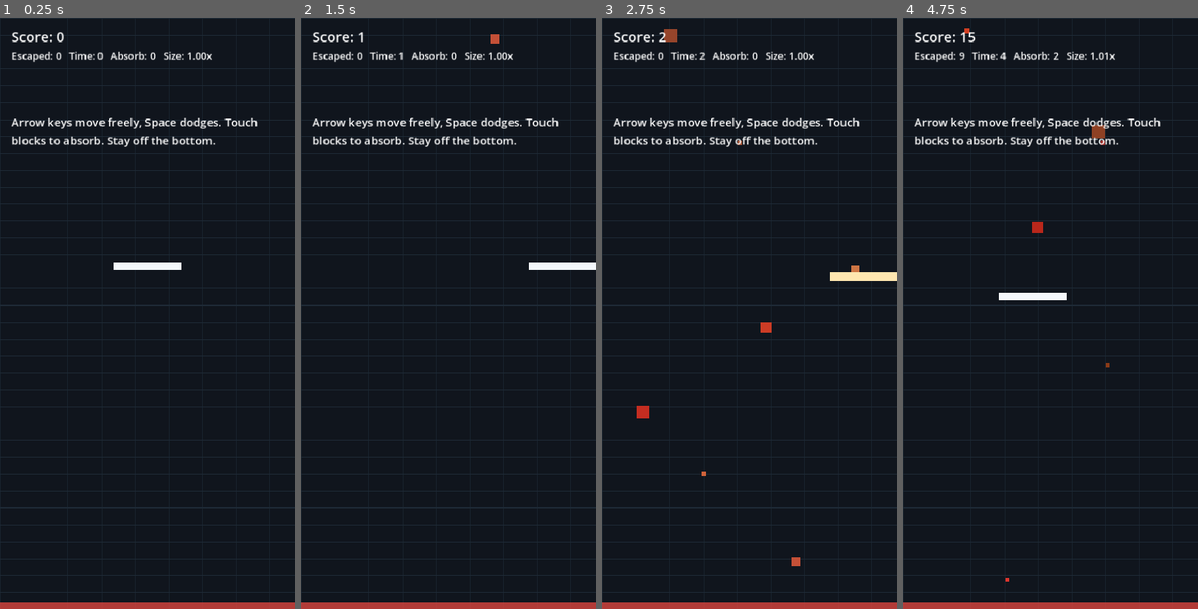
Above: before the commit, frames 1-4 (left to right).
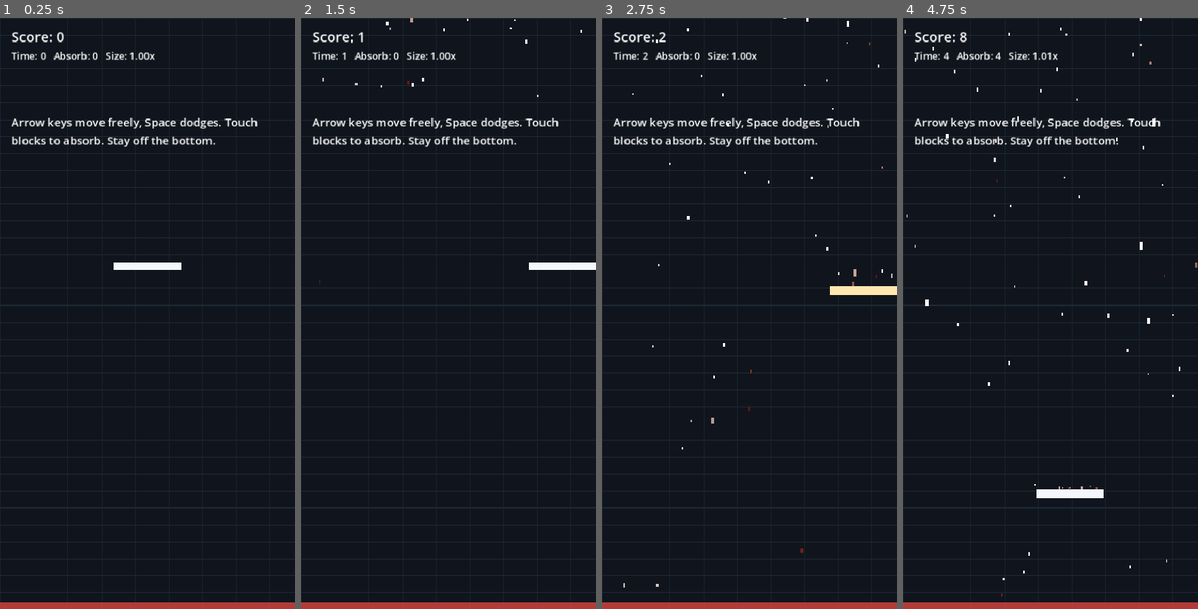
Above: after the commit, the same moments.

Repository: entimaniac/pixel-eater
Game: Godot game, scene res://main.tscn
Two runs of this game, one before a commit and one after it. Both use one fixed random seed, a clock stepped at 60 frames per second and the inputs below.
Inputs (mouse positions are in pixels of both pictures, inside the frame that each line leads up to):
- Up to frame 1 (0.25 s): no input
- Up to frame 2 (1.5 s): tap Enter (restart) at 0.5 s; move the mouse to (513, 283) at 0.52 s; hold Right (ui_right) 0.53-1.25 s; tap Space (dodge) at 0.6 s; click (513, 283) at 0.67 s; drag from (389, 343) to (448, 603) at 1.27 s
- Up to frame 3 (2.75 s): move the mouse to (779, 183) at 2.02 s; hold Right (ui_right) from 2.03 s (still down); tap Space (dodge) at 2.1 s
- Up to frame 4 (4.75 s): release Right (ui_right) at 2.75 s; drag from (1035, 431) to (962, 224) at 2.77 s; move the mouse to (1139, 402) at 3.52 s; hold Left (ui_left) 3.53-4.25 s; tap Space (dodge) at 3.6 s; tap Enter (restart) at 4.15 s; drag from (962, 224) to (1050, 603) at 4.27 s

The runs differ from the first frame. In frame 1, 0.6% of the frame differs, in the area x 3-72%, y 5-8%; in frame 2, 0.7%; in frame 3, 1.7%, in the area x 3-100%, y 0-97%; in frame 4, 1.7%.

Commit message:
player can no longer escape. Its all rainy now. And these pixels are real heavy

Diff:
--- a/Bounds.tscn
+++ b/Bounds.tscn
@@ -4,8 +4,15 @@
 [sub_resource type="RectangleShape2D" id="2"]
 [sub_resource type="RectangleShape2D" id="3"]
 [sub_resource type="RectangleShape2D" id="4"]
+[sub_resource type="RectangleShape2D" id="5"]
 
 [node name="Bounds" type="Node2D"]
+
+[node name="TopWall" type="StaticBody2D" parent="."]
+collision_layer = 2
+
+[node name="CollisionShape2D" type="CollisionShape2D" parent="TopWall"]
+shape = SubResource("5")
 
 [node name="LeftWall" type="StaticBody2D" parent="."]
 
--- a/Enemy.tscn
+++ b/Enemy.tscn
@@ -3,7 +3,7 @@
 [ext_resource type="Script" path="res://enemy.gd" id="1_1vwe0"]
 
 [sub_resource type="RectangleShape2D" id="1"]
-size = Vector2(20, 20)
+size = Vector2(4, 9)
 
 [node name="Enemy" type="RigidBody2D"]
 lock_rotation = true
--- a/HUD.tscn
+++ b/HUD.tscn
@@ -16,7 +16,7 @@
 offset_right = 236.0
 offset_bottom = 124.0
 theme_override_font_sizes/font_size = 14
-text = "Escaped: 0\nTime: 0\nAbsorb: 0\nSize: 1.0x"
+text = "Time: 0\nAbsorb: 0\nSize: 1.0x"
 
 [node name="MessageLabel" type="Label" parent="."]
 offset_left = 16.0
--- a/enemy.gd
+++ b/enemy.gd
@@ -3,13 +3,18 @@
 
 const BASE_PLAYER_AREA := 16.0 * 16.0
 const MIN_AREA := 4.0
+const BASE_ABSORPTION_TIME := 12.8
+const MIN_ABSORPTION_TIME := 0.45
+const ABSORPTION_MASS_EXPONENT := 3.1
+const PHYSICS_WEIGHT_MULTIPLIER := 2.4
+const FALL_FORCE_MULTIPLIER := 1.6
 
 @onready var collision_shape: CollisionShape2D = $CollisionShape2D
 
-var base_side := 20.0
-var current_side := 20.0
-var base_area := 400.0
-var current_area := 400.0
+var base_size := Vector2(4.0, 9.0)
+var current_size := Vector2(4.0, 9.0)
+var base_area := 36.0
+var current_area := 36.0
 var absorb_progress := 0.0
 var is_absorbing := false
 var has_escaped := false
@@ -17,7 +22,6 @@
 var block_color := Color8(255, 122, 92)
 var density := 1.0
 var _absorbed := false
-
 
 func _ready() -> void:
 	lock_rotation = true
@@ -33,27 +37,27 @@
 	if is_absorbing:
 		fill = fill.lightened(0.2)
 	draw_rect(
-		Rect2(Vector2(-current_side * 0.5, -current_side * 0.5), Vector2.ONE * current_side),
+		Rect2(-current_size * 0.5, current_size),
 		fill
 	)
 
 
 func setup(
-	side_length: float,
+	block_size: Vector2,
 	color: Color,
 	material: PhysicsMaterial,
 	gravity_amount: float,
 	initial_fall_speed: float,
 	block_density: float
 ) -> void:
-	base_side = side_length
-	current_side = side_length
-	base_area = side_length * side_length
+	base_size = block_size
+	current_size = block_size
+	base_area = block_size.x * block_size.y
 	current_area = base_area
 	block_color = color
 	density = block_density
 	physics_material_override = material
-	gravity_scale = gravity_amount * density
+	gravity_scale = gravity_amount * density * FALL_FORCE_MULTIPLIER
 	linear_velocity = Vector2(0.0, initial_fall_speed)
 	linear_damp = 0.15
 	if is_node_ready():
@@ -62,21 +66,21 @@
 		queue_redraw()
 
 
-func process_absorption(delta: float, player_area: float, player_position: Vector2) -> Dictionary:
+func process_absorption(delta: float, player_area: float, _player_position: Vector2) -> Dictionary:
 	if _absorbed or has_escaped:
 		return {}
 
 	is_absorbing = true
-	var ratio := maxf(base_area / maxf(player_area, 1.0), 0.05)
-	var duration_seconds := maxf(0.40, pow(ratio, 1.5) * 5.0)
+	var duration_seconds := _get_absorption_duration(player_area)
 	var previous_progress := absorb_progress
-	var previous_bottom := global_position.y + current_side * 0.5
+	var previous_bottom := global_position.y + current_size.y * 0.5
 	var previous_x := global_position.x
 	absorb_progress = minf(absorb_progress + delta / duration_seconds, 1.0)
 	var absorbed_area_delta := base_area * (absorb_progress - previous_progress)
 	current_area = maxf(base_area * (1.0 - absorb_progress), MIN_AREA)
-	current_side = sqrt(current_area)
-	global_position = Vector2(previous_x, previous_bottom - current_side * 0.5)
+	var area_scale := sqrt(current_area / base_area)
+	current_size = base_size * area_scale
+	global_position = Vector2(previous_x, previous_bottom - current_size.y * 0.5)
 	linear_velocity *= maxf(0.0, 1.0 - delta * 5.0)
 	angular_velocity = 0.0
 	_update_shape()
@@ -86,11 +90,10 @@
 	if absorb_progress >= 1.0:
 		_absorbed = true
 		has_been_scored = true
-		var reward_ratio := maxf(base_area / maxf(player_area, 1.0), 0.05)
 		return {
 			"absorbed_area_delta": absorbed_area_delta,
 			"completed": true,
-			"points": max(2, int(ceil(2.0 * pow(reward_ratio, 1.2)))),
+			"points": _get_absorption_reward_points(player_area),
 		}
 
 	return {
@@ -119,8 +122,33 @@
 	if shape == null:
 		shape = RectangleShape2D.new()
 		collision_shape.shape = shape
-	shape.size = Vector2.ONE * maxf(current_side, 2.0)
+	shape.size = Vector2(maxf(current_size.x, 2.0), maxf(current_size.y, 2.0))
 
 
 func _update_mass() -> void:
-	mass = maxf((current_area / BASE_PLAYER_AREA) * density, 0.08)
+	mass = maxf(_get_current_intrinsic_mass() * PHYSICS_WEIGHT_MULTIPLIER, 0.08)
+
+
+func _get_absorption_duration(player_area: float) -> float:
+	var enemy_mass := _get_base_intrinsic_mass()
+	var player_mass := maxf(player_area / BASE_PLAYER_AREA, 0.08)
+	var mass_ratio := enemy_mass / player_mass
+	return maxf(
+		MIN_ABSORPTION_TIME,
+		BASE_ABSORPTION_TIME * exp((mass_ratio - 1.0) * ABSORPTION_MASS_EXPONENT)
+	)
+
+
+func _get_base_intrinsic_mass() -> float:
+	return maxf((base_area / BASE_PLAYER_AREA) * density, 0.08)
+
+
+func _get_absorption_reward_points(player_area: float) -> int:
+	var enemy_mass := _get_base_intrinsic_mass()
+	var player_mass := maxf(player_area / BASE_PLAYER_AREA, 0.08)
+	var mass_ratio := maxf(enemy_mass / player_mass, 0.05)
+	return max(2, int(ceil(2.0 * pow(mass_ratio, 1.2))))
+
+
+func _get_current_intrinsic_mass() -> float:
+	return maxf((current_area / BASE_PLAYER_AREA) * density, 0.08)
--- a/game.gd
+++ b/game.gd
@@ -12,14 +12,18 @@
 const GRID_COLUMN_WIDTH := 48.0
 
 const DIFFICULTY_RAMP_TIME := 90.0
-const START_SPAWN_MIN := 0.16
-const START_SPAWN_MAX := 0.30
-const END_SPAWN_MIN := 0.08
-const END_SPAWN_MAX := 0.18
-const START_ENEMY_MIN_SIDE := 6.0
-const START_ENEMY_MAX_SIDE := 20.0
-const END_ENEMY_MIN_SIDE := 8.0
-const END_ENEMY_MAX_SIDE := 34.0
+const START_SPAWN_MIN := 0.024
+const START_SPAWN_MAX := 0.050
+const END_SPAWN_MIN := 0.012
+const END_SPAWN_MAX := 0.028
+const START_ENEMY_MIN_WIDTH := 2.0
+const START_ENEMY_MAX_WIDTH := 4.8
+const END_ENEMY_MIN_WIDTH := 2.2
+const END_ENEMY_MAX_WIDTH := 6.5
+const START_ENEMY_HEIGHT_RATIO_MIN := 1.1
+const START_ENEMY_HEIGHT_RATIO_MAX := 2.8
+const END_ENEMY_HEIGHT_RATIO_MIN := 1.2
+const END_ENEMY_HEIGHT_RATIO_MAX := 3.4
 const START_GRAVITY_MIN := 0.22
 const START_GRAVITY_MAX := 0.55
 const END_GRAVITY_MIN := 0.34
@@ -28,11 +32,13 @@
 const START_FALL_SPEED_MAX := 45.0
 const END_FALL_SPEED_MIN := 40.0
 const END_FALL_SPEED_MAX := 95.0
-const DENSITY_MIN := 1.35
-const DENSITY_MAX := 1.85
+const DENSITY_MIN := 0.30
+const DENSITY_MAX := 2.80
+const DENSE_ENEMY_CHANCE := 0.07
 
 @onready var enemy_container: Node2D = $World/EnemyContainer
 @onready var player_container: Node2D = $World/PlayerContainer
+@onready var top_wall: StaticBody2D = $World/Bounds/TopWall
 @onready var left_wall: StaticBody2D = $World/Bounds/LeftWall
 @onready var right_wall: StaticBody2D = $World/Bounds/RightWall
 @onready var floor_body: StaticBody2D = $World/Bounds/Floor
@@ -126,16 +132,24 @@
 func _spawn_enemy() -> void:
 	var viewport_size := get_viewport_rect().size
 	var difficulty := _difficulty_ratio()
-	var min_side := lerpf(START_ENEMY_MIN_SIDE, END_ENEMY_MIN_SIDE, difficulty)
-	var max_side := lerpf(START_ENEMY_MAX_SIDE, END_ENEMY_MAX_SIDE, difficulty)
-	var size_bias := lerpf(2.8, 1.9, difficulty)
-	var side := lerpf(min_side, max_side, pow(rng.randf(), size_bias))
+	var min_width := lerpf(START_ENEMY_MIN_WIDTH, END_ENEMY_MIN_WIDTH, difficulty)
+	var max_width := lerpf(START_ENEMY_MAX_WIDTH, END_ENEMY_MAX_WIDTH, difficulty)
+	var width_bias := lerpf(4.2, 3.0, difficulty)
+	var enemy_width := lerpf(min_width, max_width, pow(rng.randf(), width_bias))
+	var height_ratio := rng.randf_range(
+		lerpf(START_ENEMY_HEIGHT_RATIO_MIN, END_ENEMY_HEIGHT_RATIO_MIN, difficulty),
+		lerpf(START_ENEMY_HEIGHT_RATIO_MAX, END_ENEMY_HEIGHT_RATIO_MAX, difficulty)
+	)
+	var enemy_height := enemy_width * height_ratio
 	var enemy := ENEMY_SCENE.instantiate() as EnemyBlock
 	var hue := rng.randf_range(0.0, 0.06)
-	var saturation := rng.randf_range(0.68, 0.90)
-	var density := rng.randf_range(DENSITY_MIN, DENSITY_MAX)
+	var density_roll := pow(rng.randf(), 4.8)
+	if rng.randf() < DENSE_ENEMY_CHANCE:
+		density_roll = lerpf(0.72, 1.0, pow(rng.randf(), 0.35))
+	var density := lerpf(DENSITY_MIN, DENSITY_MAX, density_roll)
 	var density_t := inverse_lerp(DENSITY_MIN, DENSITY_MAX, density)
-	var value := lerpf(0.96, 0.52, density_t) * rng.randf_range(0.92, 1.0)
+	var saturation := lerpf(0.02, 0.88, pow(density_t, 1.35)) * rng.randf_range(0.92, 1.0)
+	var value := lerpf(1.0, 0.42, pow(density_t, 0.9)) * rng.randf_range(0.96, 1.0)
 	var gravity_scale := lerpf(START_GRAVITY_MIN, END_GRAVITY_MIN, difficulty)
 	gravity_scale = rng.randf_range(gravity_scale, lerpf(START_GRAVITY_MAX, END_GRAVITY_MAX, difficulty))
 	var initial_fall_speed := rng.randf_range(
@@ -143,7 +157,7 @@
 		lerpf(START_FALL_SPEED_MAX, END_FALL_SPEED_MAX, difficulty)
 	)
 	enemy.setup(
-		side,
+		Vector2(enemy_width, enemy_height),
 		Color.from_hsv(hue, saturation, value),
 		surface_material,
 		gravity_scale,
@@ -151,8 +165,8 @@
 		density
 	)
 	enemy.position = Vector2(
-		rng.randf_range(side * 0.5, viewport_size.x - side * 0.5),
-		-side * 0.5 - rng.randf_range(24.0, 160.0)
+		rng.randf_range(enemy_width * 0.5, viewport_size.x - enemy_width * 0.5),
+		-enemy_height * 0.5 - rng.randf_range(4.0, 28.0)
 	)
 	enemy_container.add_child(enemy)
 
@@ -191,6 +205,14 @@
 func _configure_bounds() -> void:
 	var viewport_size := get_viewport_rect().size
 	var wall_height := viewport_size.y + FLOOR_DEPTH * 2.0
+	var top_shape := top_wall.get_node("CollisionShape2D").shape as RectangleShape2D
+	if top_shape == null:
+		top_shape = RectangleShape2D.new()
+		top_wall.get_node("CollisionShape2D").shape = top_shape
+	top_shape.size = Vector2(viewport_size.x + WALL_THICKNESS * 2.0, WALL_THICKNESS)
+	top_wall.global_position = Vector2(viewport_size.x * 0.5, -WALL_THICKNESS * 0.5)
+	top_wall.physics_material_override = surface_material
+
 	var wall_shape := left_wall.get_node("CollisionShape2D").shape as RectangleShape2D
 	if wall_shape == null:
 		wall_shape = RectangleShape2D.new()
@@ -242,12 +264,11 @@
 func _update_hud() -> void:
 	if not is_instance_valid(player):
 		score_label.text = "Score: 0"
-		breakdown_label.text = "Escaped: 0   Time: 0   Absorb: 0   Size: 1.0x"
+		breakdown_label.text = "Time: 0   Absorb: 0   Size: 1.0x"
 		return
 
 	score_label.text = "Score: %d" % player.get_total_score()
-	breakdown_label.text = "Escaped: %d   Time: %d   Absorb: %d   Size: %.2fx" % [
-		player.escape_score,
+	breakdown_label.text = "Time: %d   Absorb: %d   Size: %.2fx" % [
 		player.survival_score,
 		player.absorb_score,
 		player.get_size_multiplier(),
@@ -285,6 +306,4 @@
 		if enemy.has_been_scored or enemy.is_absorbed():
 			return
 		enemy.mark_escaped()
-		if is_instance_valid(player):
-			player.register_escape_point()
 		enemy.queue_free()
--- a/main.tscn
+++ b/main.tscn
@@ -2,11 +2,11 @@
 
 [ext_resource type="PackedScene" path="res://World.tscn" id="1_p0doe"]
 [ext_resource type="PackedScene" path="res://HUD.tscn" id="2_q2e5m"]
-[ext_resource type="Script" path="res://game.gd" id="3_j8fqt"]
+[ext_resource type="Script" uid="uid://ct574vylhvdg2" path="res://game.gd" id="3_j8fqt"]
 
-[node name="Game" type="Node2D"]
+[node name="Game" type="Node2D" unique_id=169082677]
 script = ExtResource("3_j8fqt")
 
-[node name="World" parent="." instance=ExtResource("1_p0doe")]
+[node name="World" parent="." unique_id=51683130 instance=ExtResource("1_p0doe")]
 
-[node name="HUD" parent="." instance=ExtResource("2_q2e5m")]
+[node name="HUD" parent="." unique_id=1543592454 instance=ExtResource("2_q2e5m")]
--- a/player.gd
+++ b/player.gd
@@ -20,7 +20,6 @@
 var current_width := BASE_WIDTH
 var current_height := BASE_HEIGHT
 var survival_score_accumulator := 0.0
-var escape_score := 0
 var survival_score := 0
 var absorb_score := 0
 var input_enabled := true
@@ -35,6 +34,7 @@
 	max_contacts_reported = 64
 	can_sleep = false
 	continuous_cd = CCD_MODE_CAST_SHAPE
+	collision_mask |= 2
 	gravity_scale = 0.0
 	linear_damp = 0.0
 	body_entered.connect(_on_body_entered)
@@ -79,12 +79,8 @@
 		survival_score_accumulator -= 1.0
 
 
-func register_escape_point() -> void:
-	escape_score += 1
-
-
 func get_total_score() -> int:
-	return escape_score + survival_score + absorb_score
+	return survival_score + absorb_score
 
 
 func get_size_multiplier() -> float:
@@ -182,22 +178,23 @@
 func _can_absorb_enemy_from_top(enemy: EnemyBlock) -> bool:
 	var player_half_width := current_width * 0.5
 	var player_half_height := current_height * 0.5
-	var enemy_half := enemy.current_side * 0.5
+	var enemy_half_width := enemy.current_size.x * 0.5
+	var enemy_half_height := enemy.current_size.y * 0.5
 	if enemy.global_position.y >= global_position.y:
 		return false
 
 	var player_left := global_position.x - player_half_width
 	var player_right := global_position.x + player_half_width
-	var enemy_left := enemy.global_position.x - enemy_half
-	var enemy_right := enemy.global_position.x + enemy_half
+	var enemy_left := enemy.global_position.x - enemy_half_width
+	var enemy_right := enemy.global_position.x + enemy_half_width
 	var overlap := minf(player_right, enemy_right) - maxf(player_left, enemy_left)
-	var required_overlap := minf(current_width, enemy.current_side) * ABSORB_HORIZONTAL_OVERLAP
+	var required_overlap := minf(current_width, enemy.current_size.x) * ABSORB_HORIZONTAL_OVERLAP
 	if overlap < required_overlap:
 		return false
 
 	var player_top := global_position.y - player_half_height
-	var enemy_bottom := enemy.global_position.y + enemy_half
-	var tolerance := maxf(4.0, minf(current_height, enemy.current_side) * ABSORB_TOP_TOLERANCE)
+	var enemy_bottom := enemy.global_position.y + enemy_half_height
+	var tolerance := maxf(4.0, minf(current_height, enemy.current_size.y) * ABSORB_TOP_TOLERANCE)
 	return enemy_bottom >= player_top - tolerance and enemy_bottom <= player_top + tolerance
 
 
